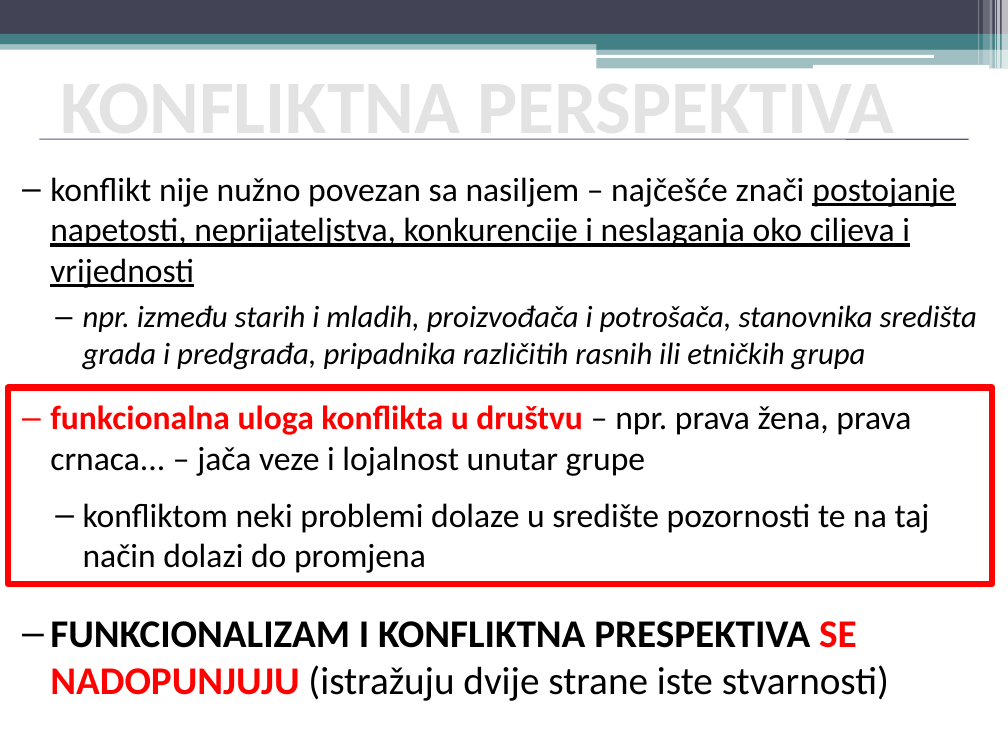
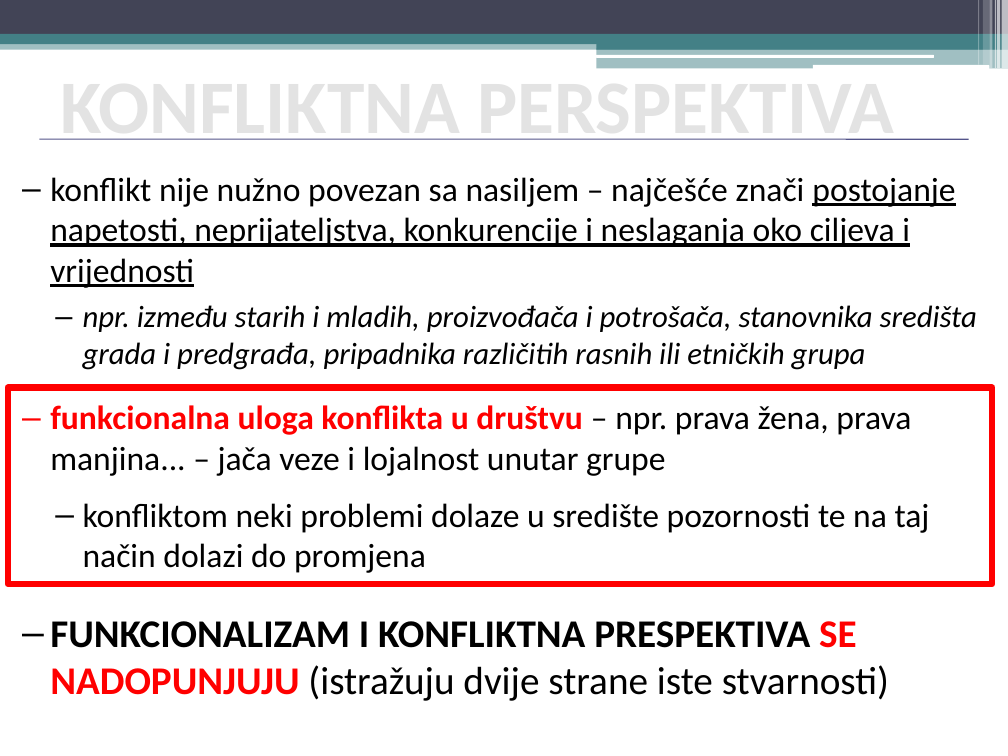
Before and after one commit to srednja-skola/sociologija, a slide deck: slide 6 of data/pptx/003_7_Teorijske_perspektive_u_sociologiji.pptx. Drawn at 1008x756 pixels with LibreOffice and Linux fonts; fonts in the diff are those of the drawing. Boxes give left, top, right and bottom in pixels: in the first picture for what was removed or moved away, otherwise in the second. Text is boxed around its words. In the diff, an @@ line names an element or a change of style, - is before the commit and + after.

```diff
--- a/data/pptx/003_7_Teorijske_perspektive_u_sociologiji.pptx
+++ b/data/pptx/003_7_Teorijske_perspektive_u_sociologiji.pptx
@@ text at box(50, 405, 911, 476): text changed @@
-– funkcionalna uloga konflikta u društvu – npr. prava žena, prava crnaca... – jača veze i lojalnost unutar grupe
+– funkcionalna uloga konflikta u društvu – npr. prava žena, prava manjina... – jača veze i lojalnost unutar grupe
```
Also in this commit, not shown: 5 other slides changed, 2 other files.
